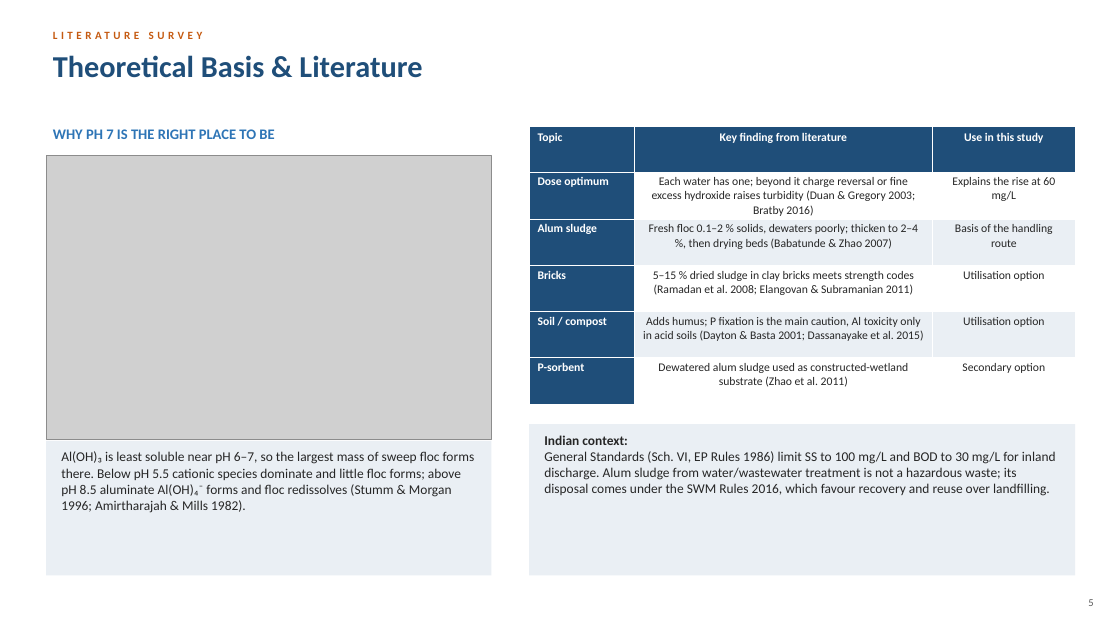
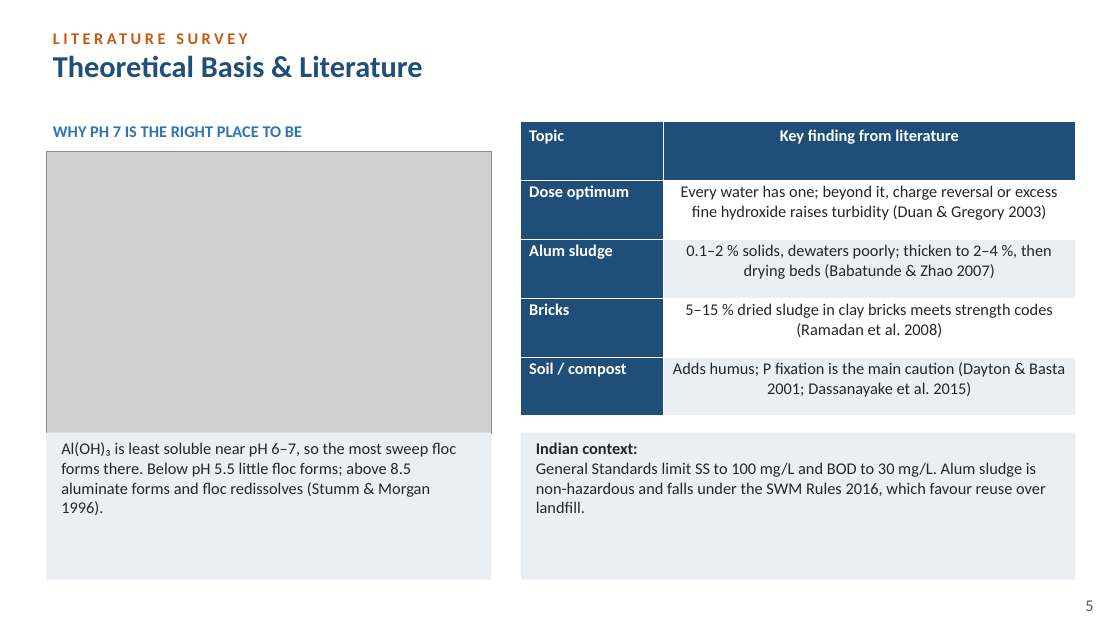
Before and after one commit to vinilverma27-hub/Clinch.ai, a slide deck: slide 5 of docs/btp-report/BTP_Final_Presentation_Kanishka_Saraf_2023CE11023.pptx. Drawn at 1120x630 pixels with LibreOffice and Linux fonts; fonts in the diff are those of the drawing; grey boxes stand for pictures. Boxes give left, top, right and bottom in pixels: in the first picture for what was removed or moved away, otherwise in the second. Text is boxed around its words. In the diff, an @@ line names an element or a change of style, - is before the commit and + after.

```diff
--- a/docs/btp-report/BTP_Final_Presentation_Kanishka_Saraf_2023CE11023.pptx
+++ b/docs/btp-report/BTP_Final_Presentation_Kanishka_Saraf_2023CE11023.pptx
@@ text "LITERATURE SURVEY" at <box>46,25,802,50</box>: size 9.5 to 14 pt @@
@@ text "WHY PH 7 IS THE ..." at <box>53,126,302,137</box>: size 12.5 to 14 pt @@
@@ table at <box>521,122,1075,416</box> @@
-Topic | Key finding from literature | Use in this study
-Dose optimum | Each water has one; beyond it charge reversal or fine excess hydroxide raises turbidity (Duan & Gregory 2003; Bratby 2016) | Explains the rise at 60 mg/L
-Alum sludge | Fresh floc 0.1–2 % solids, dewaters poorly; thicken to 2–4 %, then drying beds (Babatunde & Zhao 2007) | Basis of the handling route
-Bricks | 5–15 % dried sludge in clay bricks meets strength codes (Ramadan et al. 2008; Elangovan & Subramanian 2011) | Utilisation option
-Soil / compost | Adds humus; P fixation is the main caution, Al toxicity only in acid soils (Dayton & Basta 2001; Dassanayake et al. 2015) | Utilisation option
-P-sorbent | Dewatered alum sludge used as constructed-wetland substrate (Zhao et al. 2011) | Secondary option
+Topic | Key finding from literature
+Dose optimum | Every water has one; beyond it, charge reversal or excess fine hydroxide raises turbidity (Duan & Gregory 2003)
+Alum sludge | 0.1–2 % solids, dewaters poorly; thicken to 2–4 %, then drying beds (Babatunde & Zhao 2007)
+Bricks | 5–15 % dried sludge in clay bricks meets strength codes (Ramadan et al. 2008)
+Soil / compost | Adds humus; P fixation is the main caution (Dayton & Basta 2001; Dassanayake et al. 2015)
@@ table: place and size @@
-table at <box>529,126,1075,403</box>
+table at <box>521,122,1075,416</box>
@@ picture: place and size @@
-picture at <box>46,155,492,439</box>
+picture at <box>46,151,492,434</box>
@@ rectangle: place and size @@
-rectangle at <box>46,441,492,576</box>
+rectangle at <box>46,433,492,580</box>
@@ text at <box>61,442,456,515</box>: text changed; size 11.5 to 14 pt @@
-Al(OH)₃ is least soluble near pH 6–7, so the largest mass of sweep floc forms there. Below pH 5.5 cationic species dominate and little floc forms; above pH 8.5 aluminate Al(OH)₄⁻ forms and floc redissolves (Stumm & Morgan 1996; Amirtharajah & Mills 1982).
+Al(OH)₃ is least soluble near pH 6–7, so the most sweep floc forms there. Below pH 5.5 little floc forms; above 8.5 aluminate forms and floc redissolves (Stumm & Morgan 1996).
@@ rectangle: place and size @@
-rectangle at <box>529,424,1075,576</box>
+rectangle at <box>521,433,1075,580</box>
@@ text "Indian context:": place and size @@
-text "Indian context:" at <box>544,435,1056,496</box>
+text "Indian context:" at <box>536,442,1046,513</box>
@@ text at <box>536,442,637,454</box>: size 11.5 to 14 pt in "Indian context:" @@
@@ text at <box>536,462,1046,513</box>: text changed; size 11.5 to 14 pt @@
-General Standards (Sch. VI, EP Rules 1986) limit SS to 100 mg/L and BOD to 30 mg/L for inland discharge. Alum sludge from water/wastewater treatment is not a hazardous waste; its disposal comes under the SWM Rules 2016, which favour recovery and reuse over landfilling.
+General Standards limit SS to 100 mg/L and BOD to 30 mg/L. Alum sludge is non-hazardous and falls under the SWM Rules 2016, which favour reuse over landfill.
@@ text "5" at <box>1085,600,1093,611</box>: size 9 to 14 pt @@
```
Also in this commit, not shown: 11 other slides changed, 2 other files.
